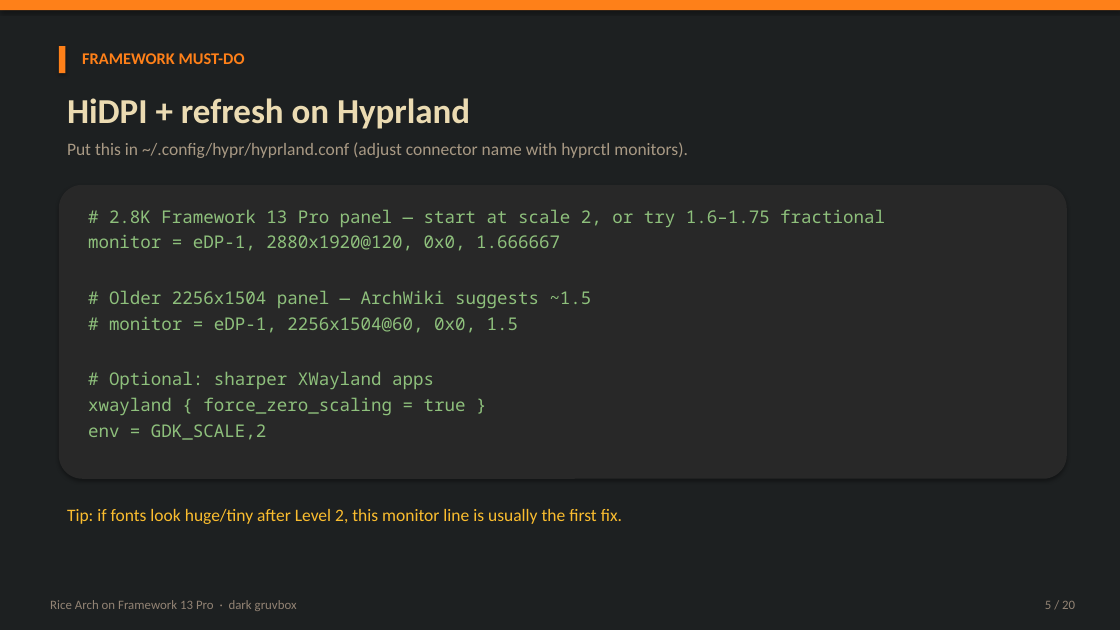
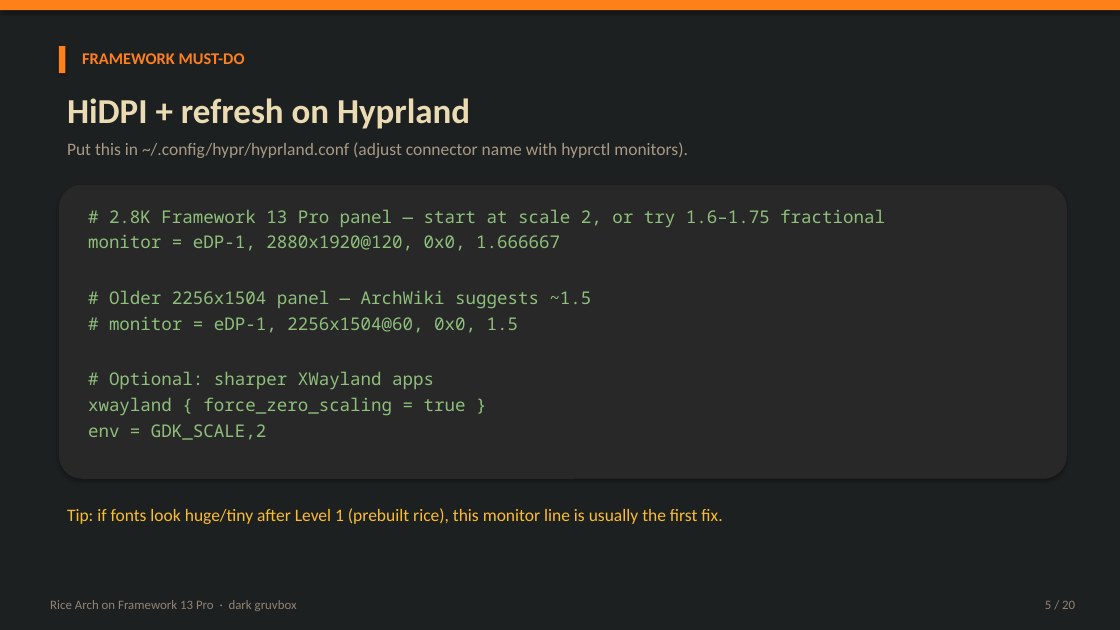
Before and after one commit to WaffleStudioGit/PCPhone, a slide deck: slide 5 of download/How-to-Rice-Arch.pptx. Drawn at 1120x630 pixels with LibreOffice and Linux fonts; fonts in the diff are those of the drawing. Boxes give left, top, right and bottom in pixels: in the first picture for what was removed or moved away, otherwise in the second. Text is boxed around its words. In the diff, an @@ line names an element or a change of style, - is before the commit and + after.

```diff
--- a/download/How-to-Rice-Arch.pptx
+++ b/download/How-to-Rice-Arch.pptx
@@ text at bbox=[67, 508, 722, 524]: text changed @@
-Tip: if fonts look huge/tiny after Level 2, this monitor line is usually the first fix.
+Tip: if fonts look huge/tiny after Level 1 (prebuilt rice), this monitor line is usually the first fix.
```
Also in this commit, not shown: 15 other slides changed, 3 other files.
